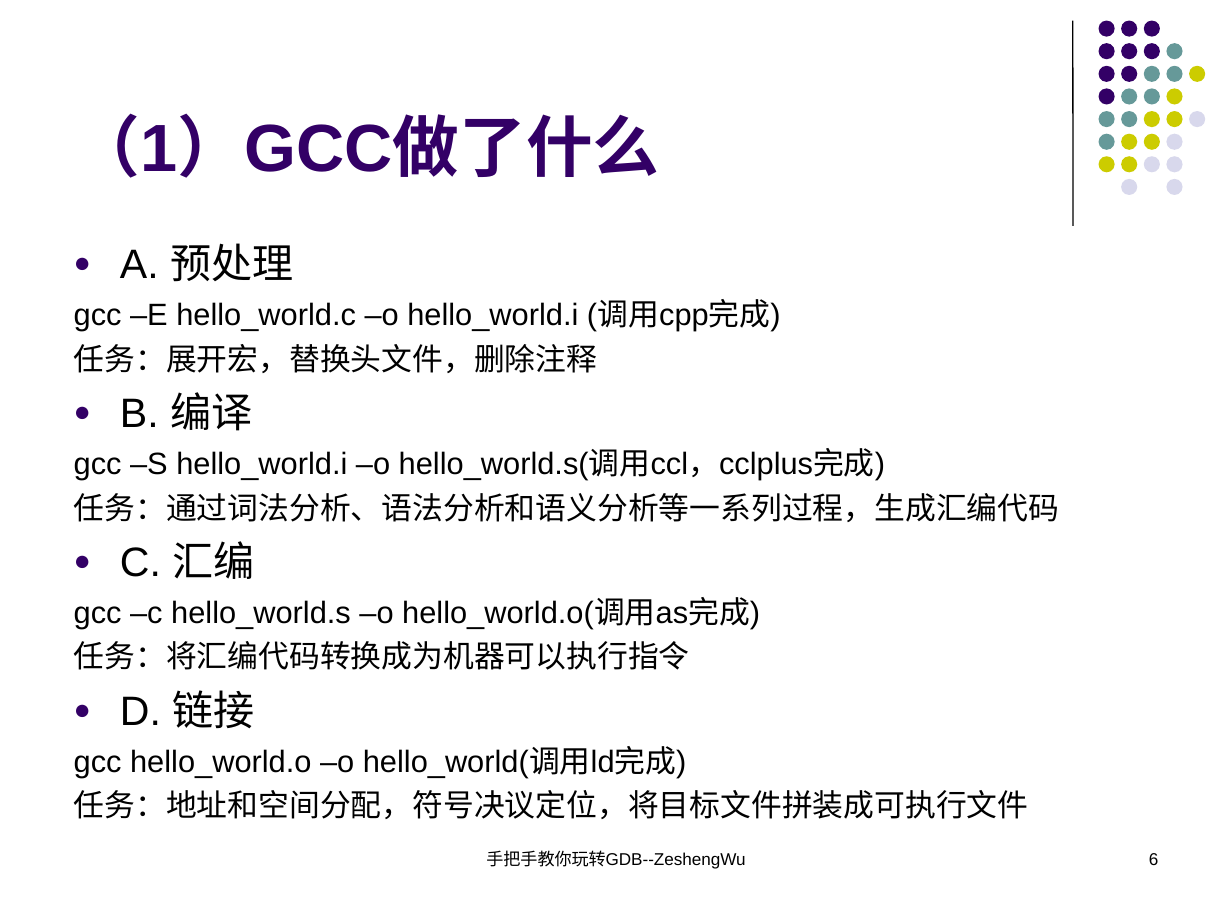
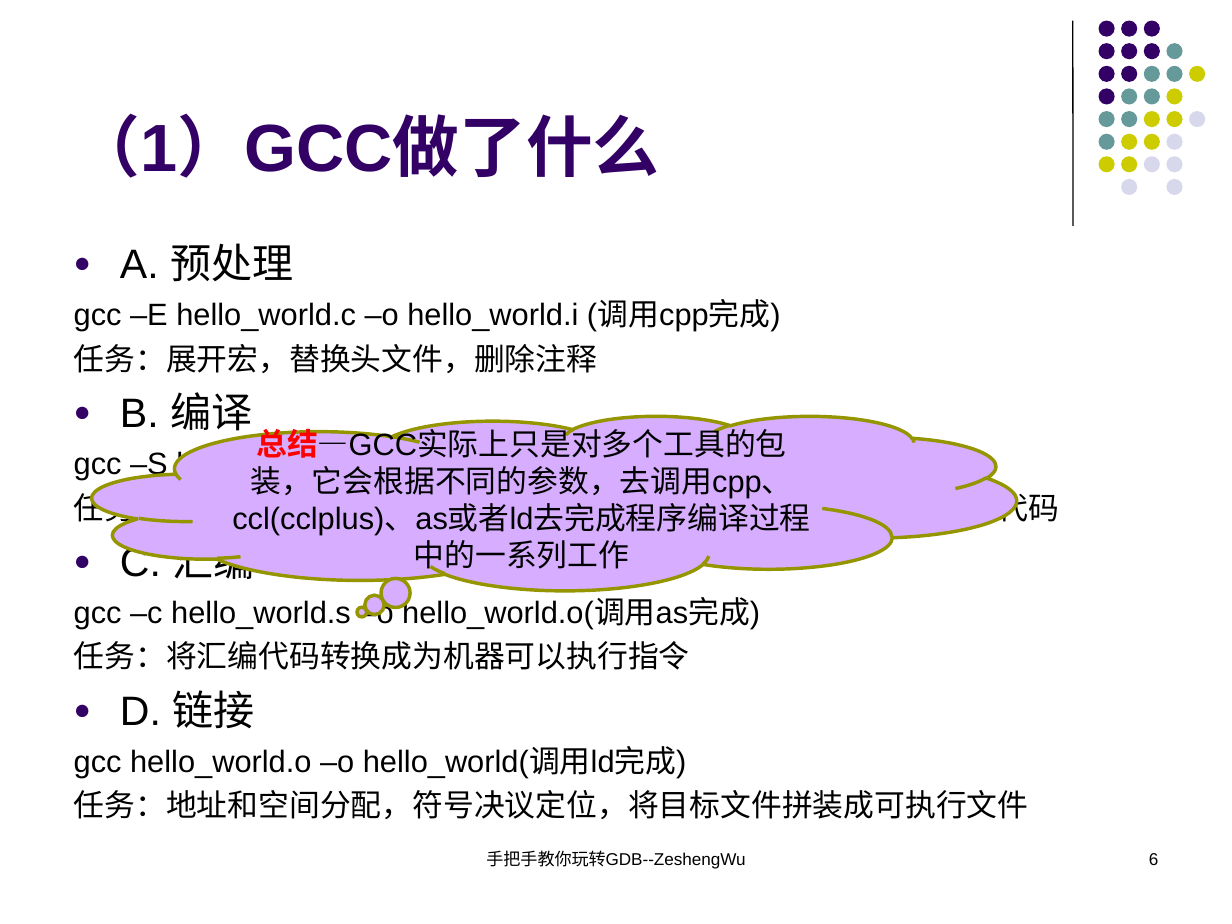
Before and after one commit to KublaikhanGeek/reactor, a slide deck: slide 6 of docs/手把手教你玩转GDB/手把手教你玩转GDB.ppt. Drawn at 1232x924 pixels with LibreOffice and Linux fonts; fonts in the diff are those of the drawing. Boxes give left, top, right and bottom in pixels: in the first picture for what was removed or moved away, otherwise in the second. Text is boxed around its words. In the diff, an @@ line names an element or a change of style, - is before the commit and + after.

```diff
--- a/docs/手把手教你玩转GDB/手把手教你玩转GDB.ppt
+++ b/docs/手把手教你玩转GDB/手把手教你玩转GDB.ppt
@@ thought cloud added at [92,416,1016,591], fill #D6ADFF, outline #959500 2.01 pt, 18 pt, text #000000 @@
+总结—GCC实际上只是对多个工具的包装，它会根据不同的参数，去调用cpp、ccl(cclplus)、as或者ld去完成程序编译过程中的一系列工作
```
Also in this commit, not shown: 2 other slides changed, 1 slide added.
